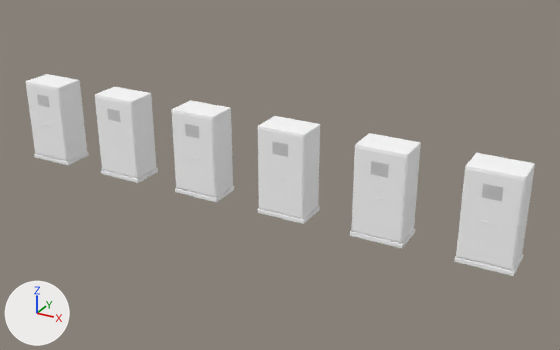
Renders of the glTF model assets/models/di-cabinets.glb from each side of a commit.
Camera for both pictures: a 50 mm lens placed at (9.05, -10.2, 8.25), pointed at (0.81, 4.78, 0.76). The lights are fixed; the arrows at lower left show +X, +Y and +Z. The picture after the commit comes second.

Objects in the first picture: 'C1_Base', 'C1_Body', 'C1_Door', 'C1_Meter', 'C2_Base', 'C2_Body', 'C2_Door', 'C2_Meter', 'C3_Base', 'C3_Body', 'C3_Door', 'C3_Meter', 'C4_Base', 'C4_Body', 'C4_Door', 'C4_Meter', 'C5_Base', 'C5_Body', 'C5_Door', 'C5_Meter', 'C6_Base', 'C6_Body', 'C6_Door', 'C6_Meter' and 1 more.
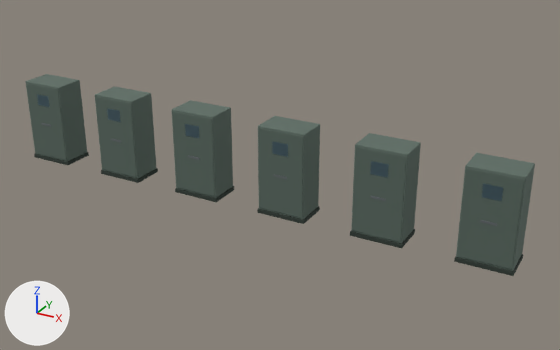
Changed parts and their boxes [x1, y1, x2, y2] in the pictures (560 x 350 px):
'C6_Door', recoloured (white to grey)
    both: [457, 168, 524, 269]
'C5_Door', recoloured (white to grey)
    both: [352, 147, 406, 242]
'C4_Door', recoloured (white to grey)
    both: [258, 128, 303, 218]
'C3_Door', recoloured (white to grey)
    both: [172, 111, 215, 196]
'C2_Door', recoloured (white to grey)
    both: [95, 97, 137, 177]
'C4_Body', recoloured (white to grey)
    both: [258, 116, 320, 219]
'C3_Body', recoloured (white to grey)
    both: [172, 100, 233, 198]
'C2_Body', recoloured (white to grey)
    both: [95, 87, 156, 179]
'C5_Body', recoloured (white to grey)
    both: [351, 133, 421, 243]
'C1_Body', recoloured (white to grey)
    both: [26, 74, 87, 162]
'C1_Door', recoloured (white to grey)
    both: [26, 83, 66, 160]
'C6_Body', recoloured (white to grey)
    both: [456, 153, 535, 271]
'C6_Base', recoloured (white to dark grey)
    both: [454, 254, 523, 276]
'C5_Base', recoloured (white to dark grey)
    both: [350, 229, 415, 248]
'C4_Base', recoloured (white to dark grey)
    both: [257, 206, 320, 224]
'C6_Meter', recoloured
    both: [482, 183, 503, 201]
'C3_Base', recoloured (white to dark grey)
    both: [175, 186, 234, 202]
'C2_Base', recoloured (white to dark grey)
    both: [101, 168, 158, 183]
'C5_Meter', recoloured
    both: [370, 161, 389, 178]
'C1_Base', recoloured (white to dark grey)
    both: [34, 152, 89, 165]
'C4_Meter', recoloured
    both: [272, 141, 288, 157]
'C3_Meter', recoloured
    both: [185, 124, 199, 138]
'C2_Meter', recoloured
    both: [107, 108, 120, 122]
'C1_Meter', recoloured
    both: [37, 94, 50, 107]

Edits to the bpy script that builds the scene:
```text
Change mat_cabinet_base:
    mat_cabinet_base.base_color: (1.0, 1.0, 1.0) -> (0.0382, 0.0545, 0.0437)  # white #ffffff -> dark grey #37423b
Change mat_cabinet_body:
    mat_cabinet_body.base_color: (1.0, 1.0, 1.0) -> (0.147, 0.198, 0.168)  # white #ffffff -> grey #6b7b72
Change mat_cabinet_door:
    mat_cabinet_door.base_color: (1.0, 1.0, 1.0) -> (0.127, 0.175, 0.147)  # white #ffffff -> grey #64746b
Change mat_meter_glass:
    mat_meter_glass.base_color: (1.0, 1.0, 1.0) -> (0.105, 0.195, 0.254)  # white #ffffff -> blue #5b7a8a
```
